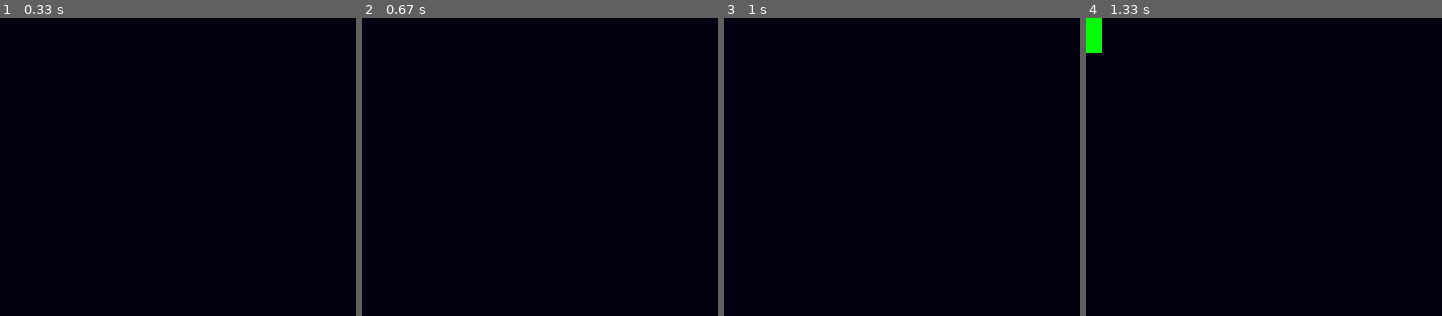
Above: before the commit, frames 1-4 (left to right).
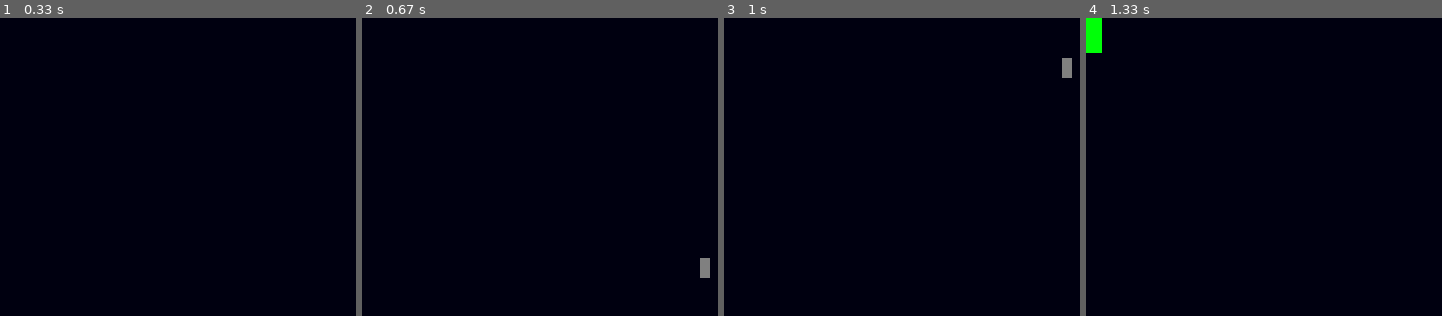
Above: after the commit, the same moments.

Repository: CaptRojoThe3rd/pygame-example-1
Game: pygame game, started from main.py
Same seed, same stepped clock (60 frames per second), same inputs: the game is played once before the commit and once after it.
Inputs:
- Up to frame 1 (0.33 s): no input
- Up to frame 2 (0.67 s): tap E at 0.33 s
- Up to frame 3 (1 s): tap W at 0.67 s
- Up to frame 4 (1.33 s): no input
The pictures show only the part of the screen within x 10-60%, y 11-61%; the shares and areas given below are measured in that part.

Frame 1 is identical in both runs. In frame 2, 0.2% of the frame differs, in the area x 94-98%, y 80-88%; in frame 3, 0.2%; in frame 4, nothing differs.

Commit message:
remember to actually test changes

Diff:
--- a/main.py
+++ b/main.py
@@ -167,7 +167,7 @@
 
 	def update(self) -> bool:
 		super().update()
-		return self.y < (0 - (BULLET_SIZE * 2))
+		return self.y > 0
 
 	def render(self, surf: pygame.Surface) -> None:
 		pygame.draw.rect(surf, BULLET_COLOR, pygame.Rect(self.x, self.y, BULLET_SIZE, BULLET_SIZE * 2))
